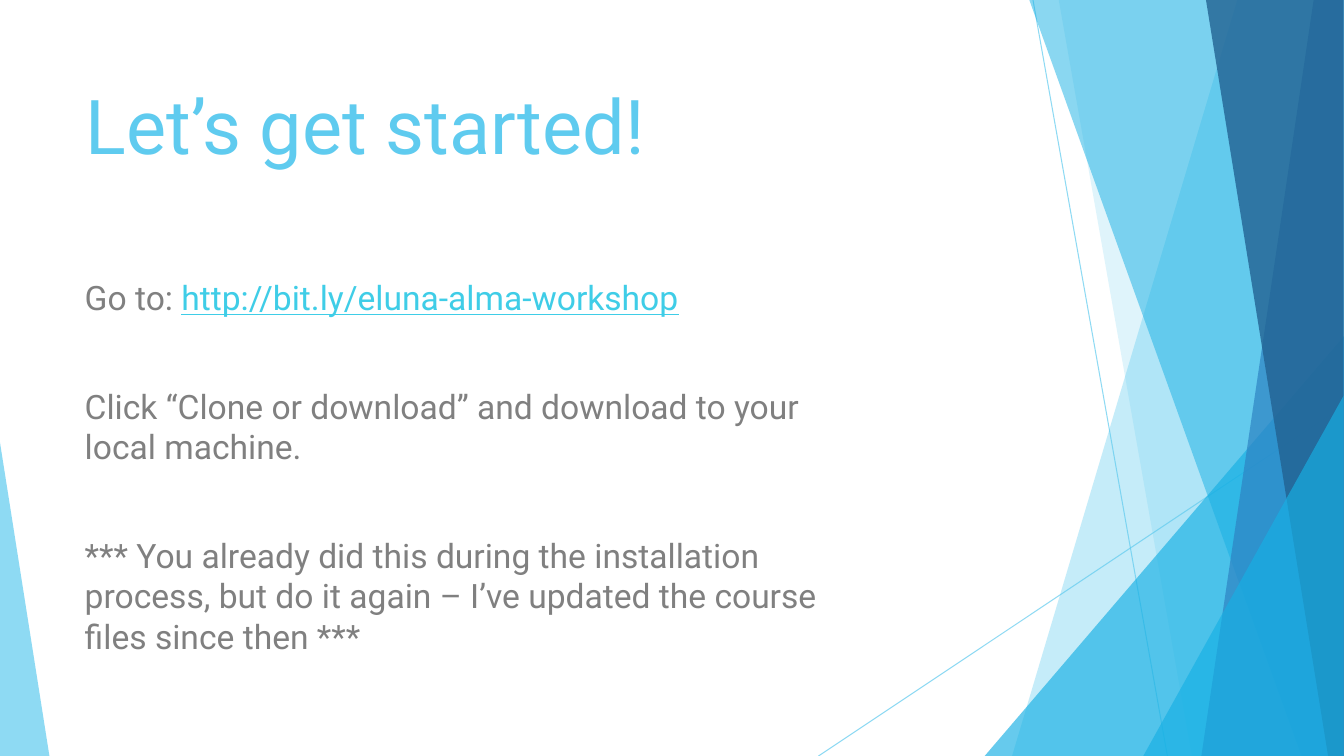
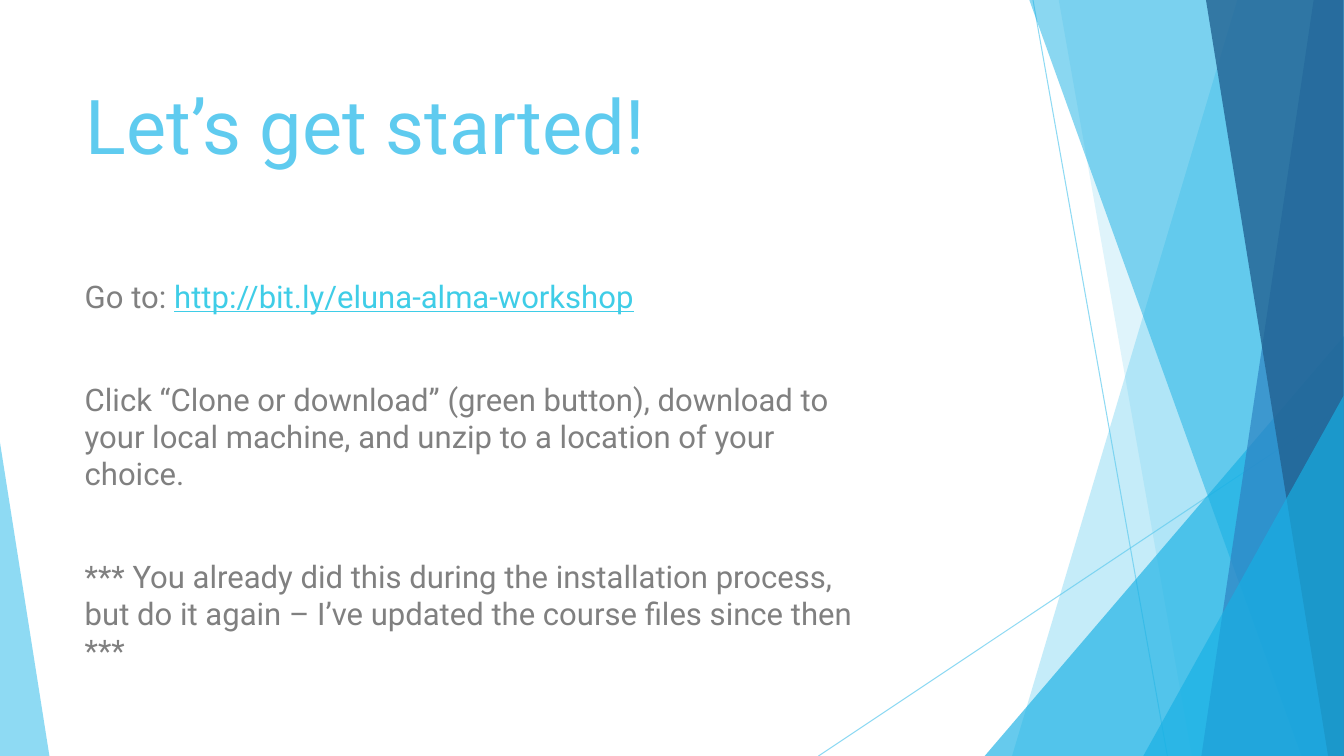
Before and after one commit to MrJeremyHobbs/ELUNA-2019-Dev-Days-Alma-Course, a slide deck: slide 5 of slides/ELUNA-2019-Dev-Days-Alma-Course.pptx (slide 6 before the commit). Drawn at 1344x756 pixels with LibreOffice and Linux fonts; fonts in the diff are those of the drawing. Boxes give left, top, right and bottom in pixels: in the first picture for what was removed or moved away, otherwise in the second. Text is boxed around its words. In the diff, an @@ line names an element or a change of style, - is before the commit and + after.

Commit message:
updated course materials

```diff
--- a/slides/ELUNA-2019-Dev-Days-Alma-Course.pptx
+++ b/slides/ELUNA-2019-Dev-Days-Alma-Course.pptx
@@ text at [85, 284, 852, 632]: size 24 to 22.2 pt in "Go to: http://bit.ly/eluna-alma-workshop", "*** You already did this during the ..." @@
@@ text at [85, 386, 829, 485]: text changed; size 24 to 22.2 pt @@
-Click “Clone or download” and download to your local machine.
+Click “Clone or download” (green button), download to your local machine, and unzip to a location of your choice.
```
Also in this commit, not shown: 2 other slides changed, 6 slides added, 1 slide removed, 13 other files.
